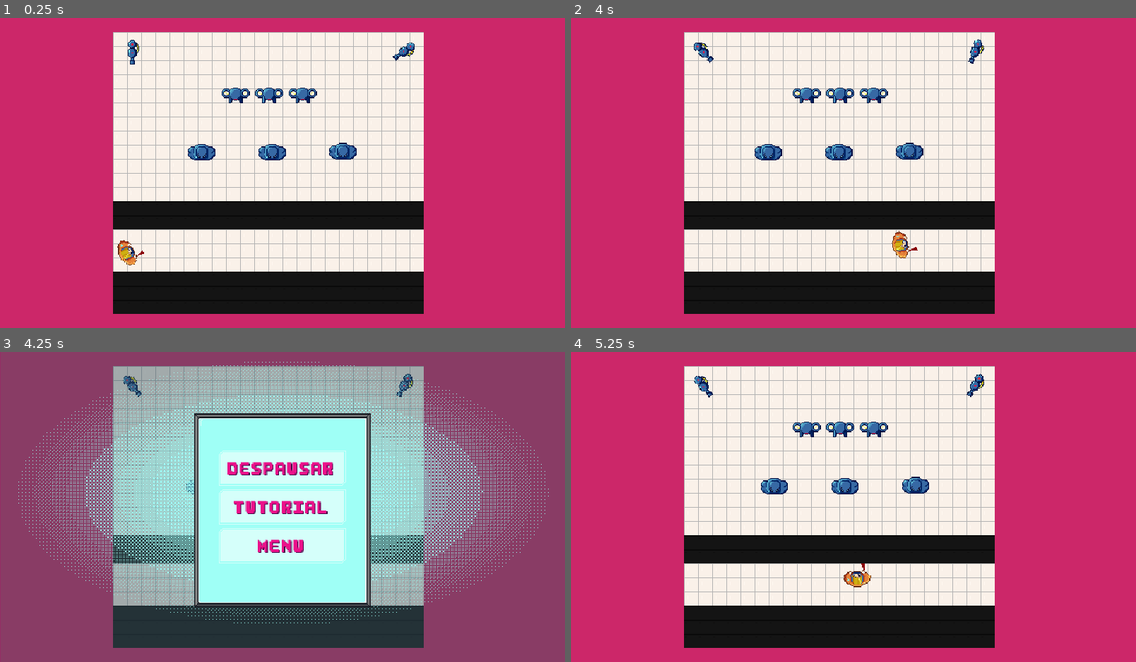
Above: before the commit, frames 1-4 (two rows, left to right).
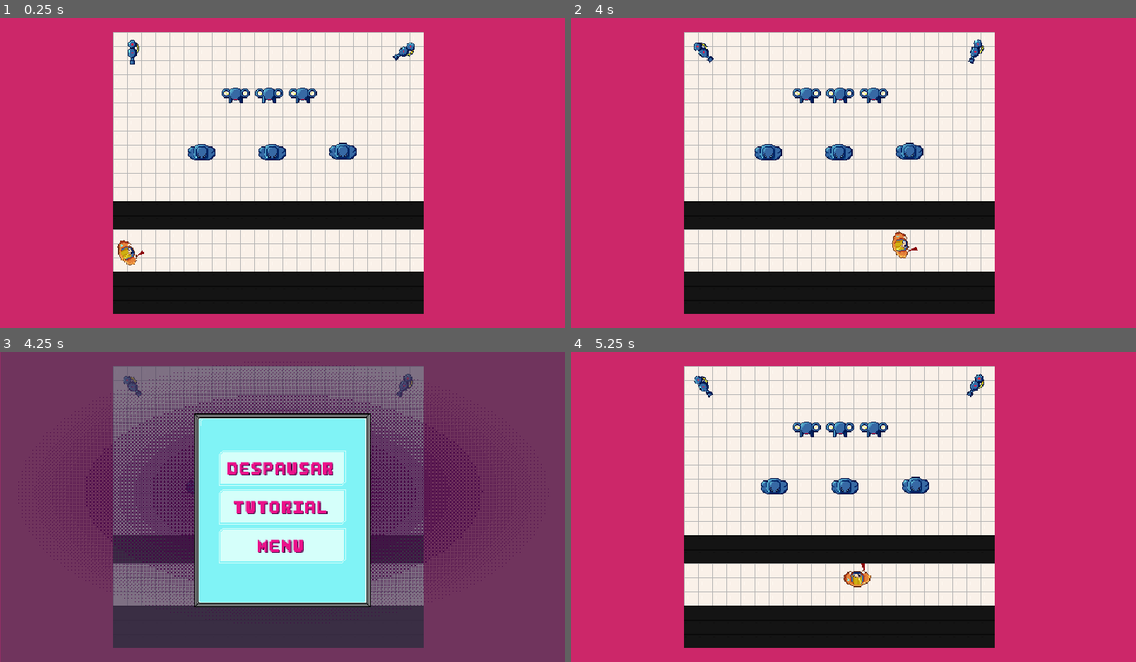
Above: after the commit, the same moments.

Repository: JwhnLwnnwn/Stand-de-tiro-Cyberpunk
Game: Godot game, scene res://scenes/test-scene.tscn
The game is run twice, just before and just after one commit, with the same random seed, the same clock (stepped at 60 frames per second) and the same inputs. This scene is started directly instead of the project's main scene.
Inputs (mouse positions are in pixels of both pictures, inside the frame that each line leads up to):
- Up to frame 1 (0.25 s): no input
- Up to frame 2 (4 s): move the mouse to (977, 157) at 0.52 s; hold D (move_right) 0.53-1.28 s; click (977, 157) at 0.6 s; move the mouse to (740, 188) at 1.27 s; hold S (move_down) 1.28-2.03 s; click (740, 188) at 1.35 s; move the mouse to (910, 104) at 2.02 s; hold D (move_right) 2.03-2.78 s; click (910, 104) at 2.1 s; move the mouse to (825, 235) at 2.77 s; hold W (move_up) 2.78-3.53 s; click (825, 235) at 2.85 s; move the mouse to (1023, 219) at 3.52 s; hold A (move_left) from 3.53 s (still down); click (1023, 219) at 3.6 s
- Up to frame 3 (4.25 s): keep holding A (move_left); tap Escape (ui_cancel) at 4.15 s
- Up to frame 4 (5.25 s): move the mouse to (684, 460) at 4.27 s; click (684, 460) at 4.35 s; release A (move_left) at 5 s; click "DESPAUSAR" at 5 s

Frames 1-2 are identical in both runs. In frame 3, 84% of the frame differs, in the area x 0-100%, y 0-100%; in frame 4, nothing differs.

Commit message:
devlog: update bg pause screen

Diff:
--- a/StandCypherpunkDemo/scenes/pause_menu.tscn
+++ b/StandCypherpunkDemo/scenes/pause_menu.tscn
@@ -1,7 +1,7 @@
 [gd_scene format=3 uid="uid://b2yy80lhb2kna"]
 
 [ext_resource type="Script" uid="uid://c2b54fhk34kqa" path="res://scenes/pause_menu.gd" id="1_kukqi"]
-[ext_resource type="Texture2D" uid="uid://d36njqgfyq0sm" path="res://assets/screens/tela_pause_v2_colored.png" id="2_5d2l8"]
+[ext_resource type="Texture2D" uid="uid://dfbpb27vanpm6" path="res://assets/screens/tela_pausa.png" id="2_5d2l8"]
 [ext_resource type="Theme" uid="uid://dm5vtt7gncpsa" path="res://UI/theme/tema_personalizado.tres" id="2_kukqi"]
 [ext_resource type="Texture2D" uid="uid://dlxkbp7kr134r" path="res://UI/button/botao.png" id="3_5d2l8"]
 
Binary file added: StandCypherpunkDemo/assets/screens/tela_pausa.png
Not shown, added: StandCypherpunkDemo/assets/screens/tela_pausa.png.import
